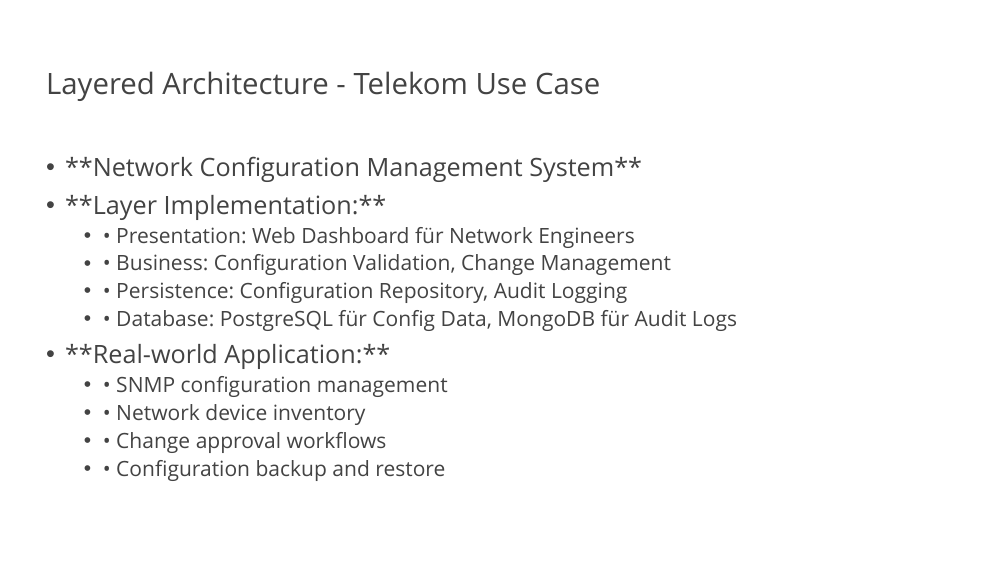
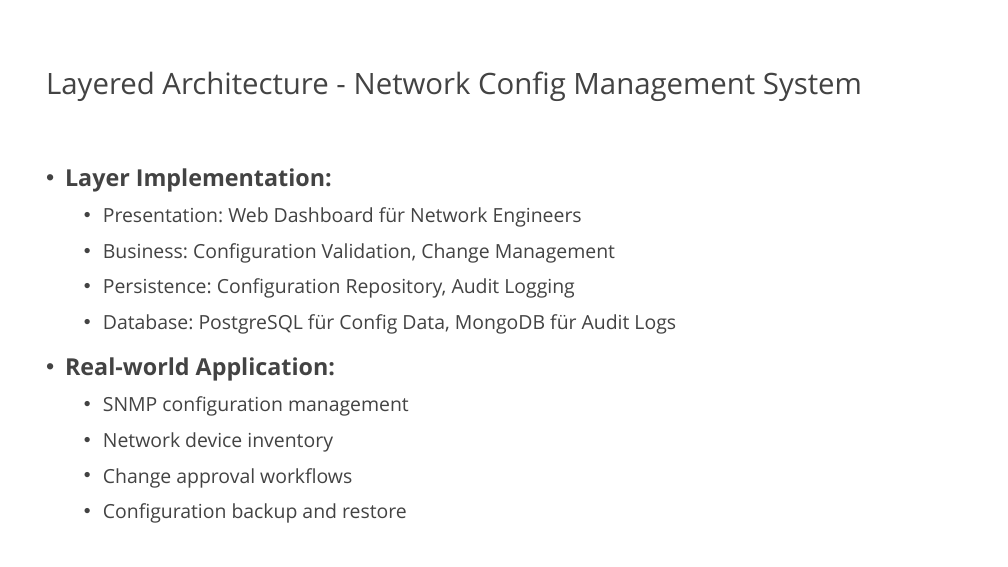
Before and after one commit to vanillacore-net/september-2025-telekom-training, a slide deck: slide 6 of presentations/powerpoint/arch-patterns-part1.pptx. Drawn at 1008x567 pixels with LibreOffice and Linux fonts; fonts in the diff are those of the drawing; background and template pictures are left out. Boxes give left, top, right and bottom in pixels: in the first picture for what was removed or moved away, otherwise in the second. Text is boxed around its words. In the diff, an @@ line names an element or a change of style, - is before the commit and + after.

```diff
--- a/presentations/powerpoint/arch-patterns-part1.pptx
+++ b/presentations/powerpoint/arch-patterns-part1.pptx
@@ title at (46,71,862,101): text changed @@
-Layered Architecture - Telekom Use Case
+Layered Architecture - Network Config Management System
@@ text at (65,168,676,523): text changed; size 20 to 18.5 pt @@
-• **Network Configuration Management System**
-• **Layer Implementation:**
-  • • Presentation: Web Dashboard für Network Engineers
-  • • Business: Configuration Validation, Change Management
-  • • Persistence: Configuration Repository, Audit Logging
-  • • Database: PostgreSQL für Config Data, MongoDB für Audit Logs
-• **Real-world Application:**
-  • • SNMP configuration management
-  • • Network device inventory
-  • • Change approval workflows
-  • • Configuration backup and restore
+• Layer Implementation:
+  • Presentation: Web Dashboard für Network Engineers
+  • Business: Configuration Validation, Change Management
+  • Persistence: Configuration Repository, Audit Logging
+  • Database: PostgreSQL für Config Data, MongoDB für Audit Logs
+• Real-world Application:
+  • SNMP configuration management
+  • Network device inventory
+  • Change approval workflows
+  • Configuration backup and restore
```
Also in this commit, not shown: 11 other slides changed, 4 slides added, 5 other files.
